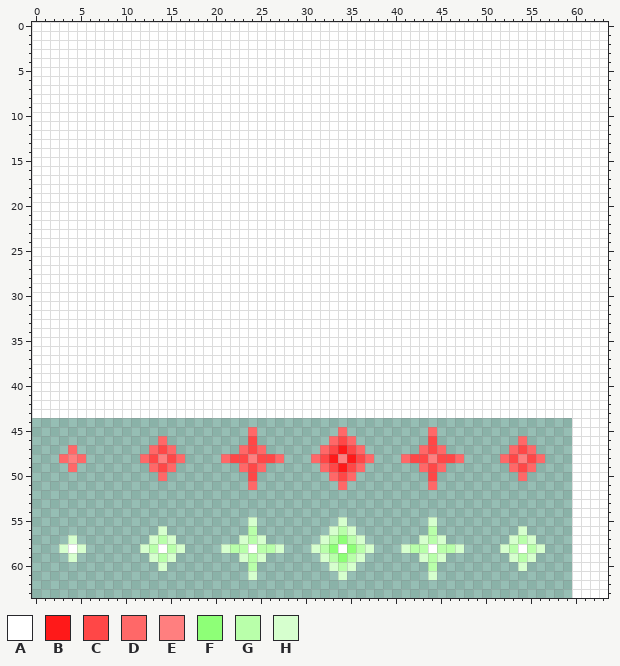
A pixel-art sprite gets an edit: opengltest/assets/projectiles.png. Above: the version before the commit.
The file is 64x64 pixels.
Palette (. is transparent): A #ffffff  B #ff1919  C #ff4747  D #ff6868  E #ff7f7f  F #8eff77  G #b9ffaa  H #d6ffce
Pixels before (only the part around the change), first column x 0:
45 ........................D.........D.........D...............AAAA
46 ..............D.........C........DCD........C.........D.....AAAA
47 ....D........DCD.......DCD......DCBCD......DCD.......DCD....AAAA
48 ...DED......DCECD....DCCECCD...DCBEBCD...DCCECCD....DCECD...AAAA
49 ....D........DCD.......DCD......DCBCD......DCD.......DCD....AAAA
50 ..............D.........C........DCD........C.........D.....AAAA
51 ........................D.........D.........D...............AAAA
52 ............................................................AAAA
53 ............................................................AAAA
54 ............................................................AAAA
55 ........................H.........H.........H...............AAAA
56 ..............H.........G........HGH........G.........H.....AAAA
57 ....H........HGH.......HGH......HGFGH......HGH.......HGH....AAAA
58 ...HAH......HGAGH....HGGAGGH...HGFAFGH...HGGAGGH....HGAGH...AAAA
59 ....H........HGH.......HGH......HGFGH......HGH.......HGH....AAAA
60 ..............H.........G........HGH........G.........H.....AAAA
61 ........................H.........H.........H...............AAAA
62 ............................................................AAAA
63 ............................................................AAAA
The same view after the edit:
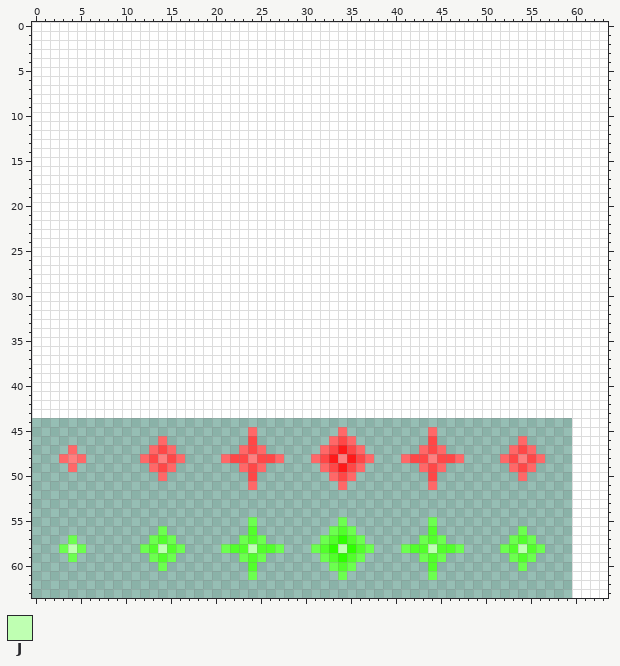
Colours new in this view: J #bfffb2
Commit message: [FIX] Projectiles now much darkers
Changes in this commit:
colour F: #8eff77 -> #2eff00
colour G: #b9ffaa -> #52ff2b
colour H: #d6ffce -> #6cff4f
Changed rows in their new state; - is a pixel that keeps its letter.
first column x 4:
58 J---------J---------J---------J---------J---------J
Pixel boxes of the changes (left, top, right, bottom) in both pictures:
changed: (221, 517, 464, 580)
changed: (140, 526, 185, 571)
changed: (500, 526, 545, 571)
changed: (59, 535, 86, 562)
